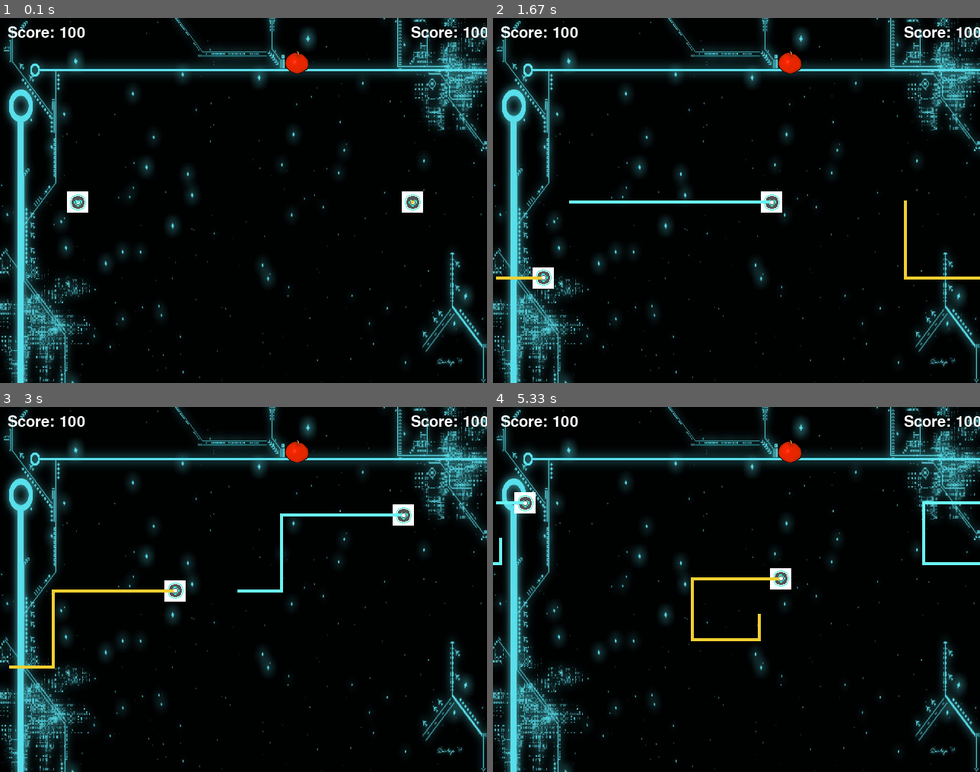
Above: before the commit, frames 1-4 (two rows, left to right).
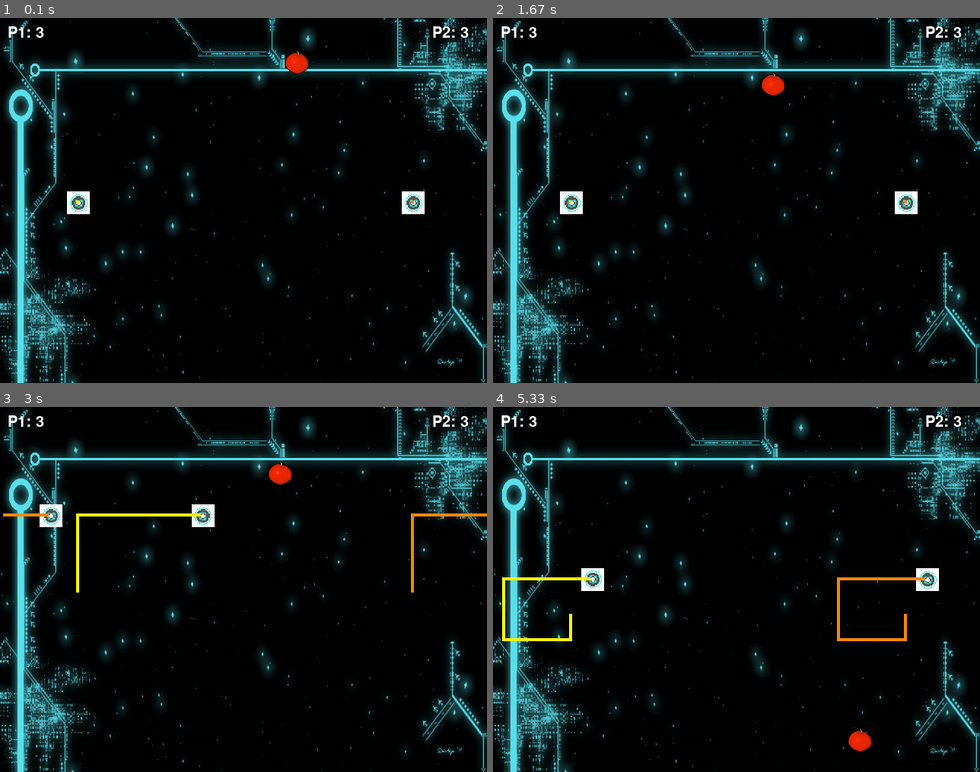
Above: after the commit, the same moments.

Repository: cruzas/tron_kart
Game: pygame game, started from main/trongrid.py
Two runs of this game, one before a commit and one after it. Both use one fixed random seed, a clock stepped at 60 frames per second and the inputs below.
Inputs:
- Up to frame 1 (0.1 s): no input
- Up to frame 2 (1.67 s): hold S 0.33-0.8 s; hold Right 0.33-0.8 s; hold Right 0.83-1.3 s; hold D 0.83-1.3 s; tap C at 1.33 s
- Up to frame 3 (3 s): hold Up 1.67-2.13 s; hold W 1.67-2.13 s; hold Right 2.17-2.63 s; hold D 2.17-2.63 s; hold Left from 2.67 s (still down); hold A from 2.67 s (still down)
- Up to frame 4 (5.33 s): release Left at 3.2 s; release A at 3.2 s; tap C at 3.23, 4.48 s; hold Down 3.57-3.87 s; hold S 3.57-3.87 s; hold Left 3.9-4.3 s; hold A 3.9-4.3 s; hold Up 4.33-4.7 s; hold W 4.33-4.7 s; hold Right from 4.73 s (still down); hold D from 4.73 s (still down)

The runs differ from the first frame. In frame 1, 0.7% of the frame differs, in the area x 1-100%, y 2-54%; in frame 2, 2.6%; in frame 3, 3.5%; in frame 4, 3.6%, in the area x 0-100%, y 2-95%.

Commit message:
Switched controls of the two players to make more sense, modified the score on screen to show lives instead, some syntax changes

Diff:
--- a/main/colors.py
+++ b/main/colors.py
@@ -9,5 +9,5 @@
 BLUE = (111, 195, 223)
 YELLOW = (255, 255, 0)
 CYAN = (111, 195, 223)
-TRONB = (106, 243, 243)
-TRONO = (241, 207, 49)
+TRON_Y = (245, 245, 10)
+TRON_O = (245, 135, 10)
--- a/main/trongrid.py
+++ b/main/trongrid.py
@@ -13,7 +13,7 @@
     # static variable
     BOTH = 2 # when 2 motorcycles hit each other by the head
 
-    def __init__(self, surface, img_path, pos, piece_color, size=(28, 28), piece_size=(4, 4), direction='', length=80):
+    def __init__(self, surface, img_path, pos, piece_color, size=(30, 30), piece_size=(4, 4), direction='', length=80):
 
         self.surface = surface
         self.direction = direction
@@ -44,7 +44,7 @@
         self.buffer = []
         self.length = length
 
-        self.life_points = 100
+        self.lives = 3
         pygame.display.update()
     #
 
@@ -115,7 +115,7 @@
             elif self.previous_direction == 'right':
                 self.image = pygame.transform.rotate(self.image, 0)
             elif self.previous_direction == 'up':
-                self.image = pygame.transform.rotate(self.image, -90)
+                self.image = pygame.transform.rotate(self.image, 270)
             elif self.previous_direction == 'down':
                 self.image = pygame.transform.rotate(self.image, 90)
 
@@ -127,11 +127,11 @@
             elif self.previous_direction == 'up':
                 self.image = pygame.transform.rotate(self.image, 90)
             elif self.previous_direction == 'down':
-                self.image = pygame.transform.rotate(self.image, -90)
+                self.image = pygame.transform.rotate(self.image, 270)
 
         elif self.direction == 'up':
             if self.previous_direction == 'left':
-                self.image = pygame.transform.rotate(self.image, -90)
+                self.image = pygame.transform.rotate(self.image, 270)
             elif self.previous_direction == 'right':
                 self.image = pygame.transform.rotate(self.image, 90)
             elif self.previous_direction == 'up':
@@ -143,7 +143,7 @@
             if self.previous_direction == 'left':
                 self.image = pygame.transform.rotate(self.image, 90)
             elif self.previous_direction == 'right':
-                self.image = pygame.transform.rotate(self.image, -90)
+                self.image = pygame.transform.rotate(self.image, 270)
             elif self.previous_direction == 'up':
                 self.image = pygame.transform.rotate(self.image, 180)
             elif self.previous_direction == 'down':
@@ -263,11 +263,11 @@
 
         # first player
         self.pos = (100, self.board.resolution[1]/2)
-        self.moto = Moto(self.board.surface, self.img_path, self.pos, piece_color=TRONB)
+        self.moto = Moto(self.board.surface, self.img_path, self.pos, piece_color=TRON_Y)
 
         # second player
         self.pos_2 = (self.board.resolution[0] - 100, self.board.resolution[1]/2)
-        self.moto_2 = Moto(self.board.surface, self.img_path, self.pos_2, piece_color=TRONO)
+        self.moto_2 = Moto(self.board.surface, self.img_path, self.pos_2, piece_color=TRON_O)
 
         self.food_img_path = 'images/apple.png'
 
@@ -282,8 +282,8 @@
     def reset(self):
         """Reset the background and the position of the 2 motos."""
         self.board.update()
-        self.moto = Moto(self.board.surface, self.img_path, self.pos, piece_color=TRONB)
-        self.moto_2 = Moto(self.board.surface, self.img_path, self.pos_2, piece_color=TRONO)
+        self.moto = Moto(self.board.surface, self.img_path, self.pos, piece_color=TRON_Y)
+        self.moto_2 = Moto(self.board.surface, self.img_path, self.pos_2, piece_color=TRON_O)
     #
 
     def pause(self):
@@ -319,7 +319,7 @@
     #
 
     def check_collisions(self):
-        """Check if the 2 motos collide; if yes, the one that collided diseappears."""
+        """Check if the 2 motos collide; if yes, the one that collided disappears."""
         if self.moto_2.isappearing:
             if self.moto.iscolliding(self.moto_2) == True:
                 self.board.update()
@@ -346,8 +346,10 @@
     #
 
     def eating(self):
-        """This function is called every loop game to change the speed of the motos,
-in case they acquire power (apples)"""
+        """
+        This function is called every loop game to change the speed of the motos,
+        in case they acquire power (apples)
+        """
         if self.moto.collides(self.apple):
             if self.moto.step < 6:
                 self.moto.acceleration += 2
@@ -394,9 +396,9 @@
                         self.run()
     #
 
-    def score(self, score, pos=(10, 10)):
+    def score(self, score, player, pos=(10, 10)):
         """Changes the score of the players"""
-        self.board.write('Score: ' + str(score), WHITE, pos)
+        self.board.write(player + ': ' + str(score), WHITE, pos)
     #
 
     def run(self):
@@ -419,36 +421,36 @@
                     self.moto_2.previous_direction = self.moto_2.direction
 
                     # managing the first moto movement
-                    if event.key == pygame.K_LEFT and self.moto.previous_direction != 'right':
+                    if event.key == pygame.K_a and self.moto.previous_direction != 'right':
                         self.moto.set_direction('left')
                         self.moto.set_speed((-self.moto.step, 0))
 
-                    elif event.key == pygame.K_RIGHT and self.moto.previous_direction != 'left':
+                    elif event.key == pygame.K_d and self.moto.previous_direction != 'left':
                         self.moto.set_direction('right')
                         self.moto.set_speed((self.moto.step, 0))
 
-                    elif event.key == pygame.K_UP and self.moto.previous_direction != 'down':
+                    elif event.key == pygame.K_w and self.moto.previous_direction != 'down':
                         self.moto.set_direction('up')
                         self.moto.set_speed((0, -self.moto.step))
 
-                    elif event.key == pygame.K_DOWN and self.moto.previous_direction != 'up':
+                    elif event.key == pygame.K_s and self.moto.previous_direction != 'up':
                         self.moto.set_direction('down')
                         self.moto.set_speed((0, self.moto.step))
 
                     # managing the second moto movement
-                    if event.key == pygame.K_a and self.moto_2.previous_direction != 'right':
+                    if event.key == pygame.K_LEFT and self.moto_2.previous_direction != 'right':
                         self.moto_2.set_direction('left')
                         self.moto_2.set_speed((-self.moto_2.step, 0))
 
-                    elif event.key == pygame.K_d and self.moto_2.previous_direction != 'left':
+                    elif event.key == pygame.K_RIGHT and self.moto_2.previous_direction != 'left':
                         self.moto_2.set_direction('right')
                         self.moto_2.set_speed((self.moto_2.step, 0))
 
-                    elif event.key == pygame.K_w and self.moto_2.previous_direction != 'down':
+                    elif event.key == pygame.K_UP and self.moto_2.previous_direction != 'down':
                         self.moto_2.set_direction('up')
                         self.moto_2.set_speed((0, -self.moto_2.step))
 
-                    elif event.key == pygame.K_s and self.moto_2.previous_direction != 'up':
+                    elif event.key == pygame.K_DOWN and self.moto_2.previous_direction != 'up':
                         self.moto_2.set_direction('down')
                         self.moto_2.set_speed((0, self.moto_2.step))
 
@@ -479,8 +481,8 @@
             self.apple.appear()
 
             # setting the score of the 2 players
-            self.score(self.moto.life_points)
-            self.score(self.moto_2.life_points, pos=(self.board.width - 100, 10))
+            self.score(self.moto.lives, 'P1')
+            self.score(self.moto_2.lives, 'P2', pos=(self.board.width - 72, 10))
 
             self.eating() # if you eat an 'apple' your speed increases.
 
